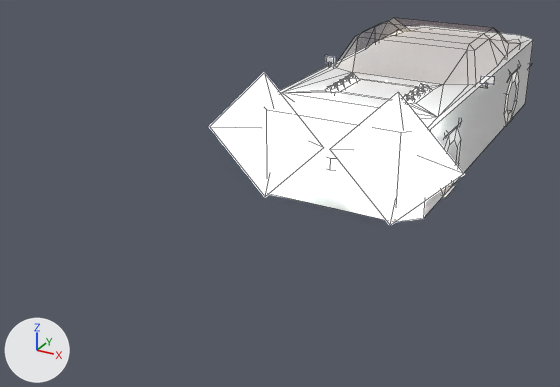
Renders of the FBX model Assets/FBX/Cars/Phantom/Phantom.fbx from each side of a commit.
One viewpoint serves both versions: a 50 mm lens placed at (5.96, -17.64, 6.49), pointed at (-1.43, -4.2, -0.23). The lights are fixed; the arrows at lower left show +X, +Y and +Z. Mesh edges are drawn as thin lines on the coarser meshes. Where no turn or scale is listed for an object, it has been applied to the vertices.

In view in the first picture: 'phantom1', 'phantom_cldr'.
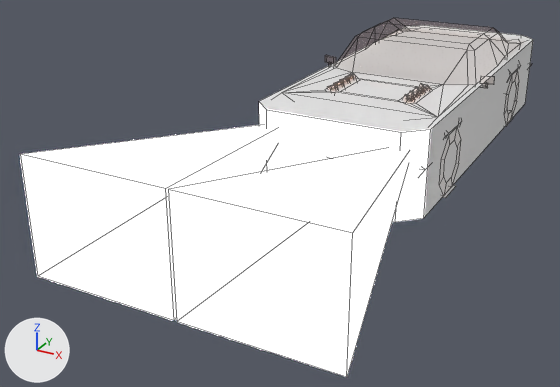
Pixel boxes (x1, y1, x2, y2) of what changed, in the pictures (560 x 387 px):
'phantom1', reshaped (53% wider, 65% taller): before (210, 73, 464, 225); after (20, 125, 409, 376)

The change, as a list of edits to the scene's bpy script:
```text
Change me_cube:
    used by ob_phantom1; location = (0.0, 0.0, 0.0)
    remove me_cube.from_pydata(...)  # 635 vertices, 595 faces; spans x -2.68..2.68, y -4.95..4.64, z -0.01..2.61
    add me_cube.from_pydata(...)  # 635 vertices, 595 faces; spans x -2.72..2.72, y -9.95..4.64, z 0.0..2.55
    me_cube part 1
    16 vertices are removed from x -2.68..2.68, y -4.95..-4.45, z -0.01..2.61
    8 faces are deleted
    16 vertices are added at x -2.72..2.72, y -9.95..-4.45, z 0.26..2.35
    8 new faces join them, mat_retroatlasgodray (white #e7e7e7)
```
